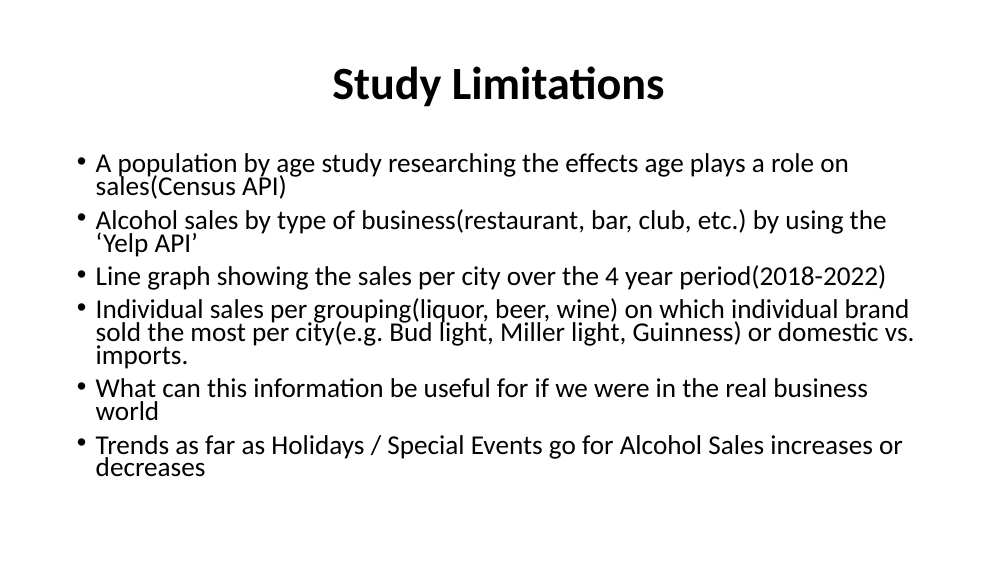
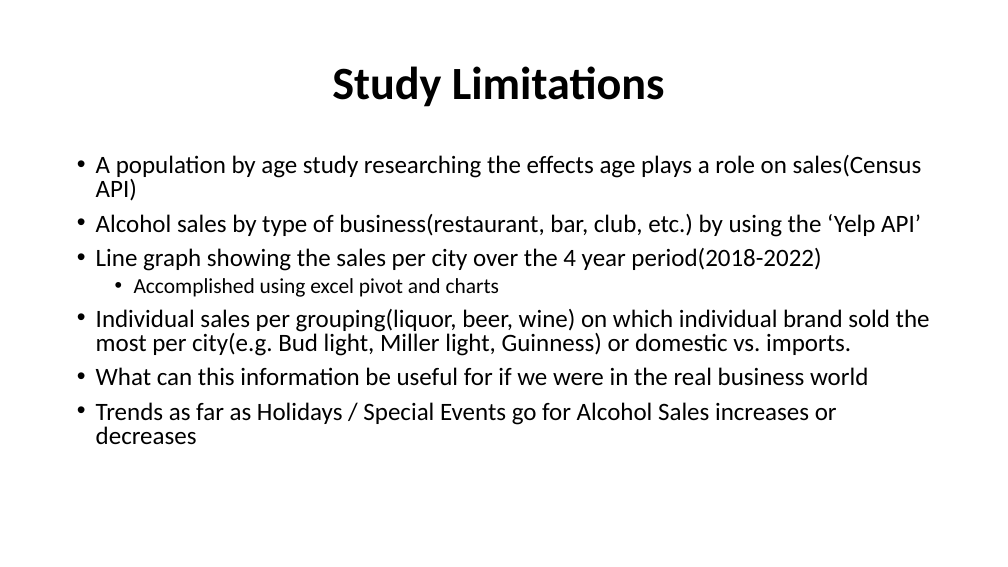
Before and after one commit to DJAMES152/project1, a slide deck: slide 16 of Alcohol Sales in Texas.pptx. Drawn at 1008x567 pixels with LibreOffice and Linux fonts; fonts in the diff are those of the drawing. Boxes give left, top, right and bottom in pixels: in the first picture for what was removed or moved away, otherwise in the second. Text is boxed around its words. In the diff, an @@ line names an element or a change of style, - is before the commit and + after.

Commit message:
pp new

```diff
--- a/Alcohol Sales in Texas.pptx
+++ b/Alcohol Sales in Texas.pptx
@@ text at (96, 155, 930, 445): size 25.9 to 23.8 pt; line spacing 0.7 to 0.8 @@
@@ text at (134, 278, 500, 297): paragraph added @@
+  • Accomplished using excel pivot and charts
```
